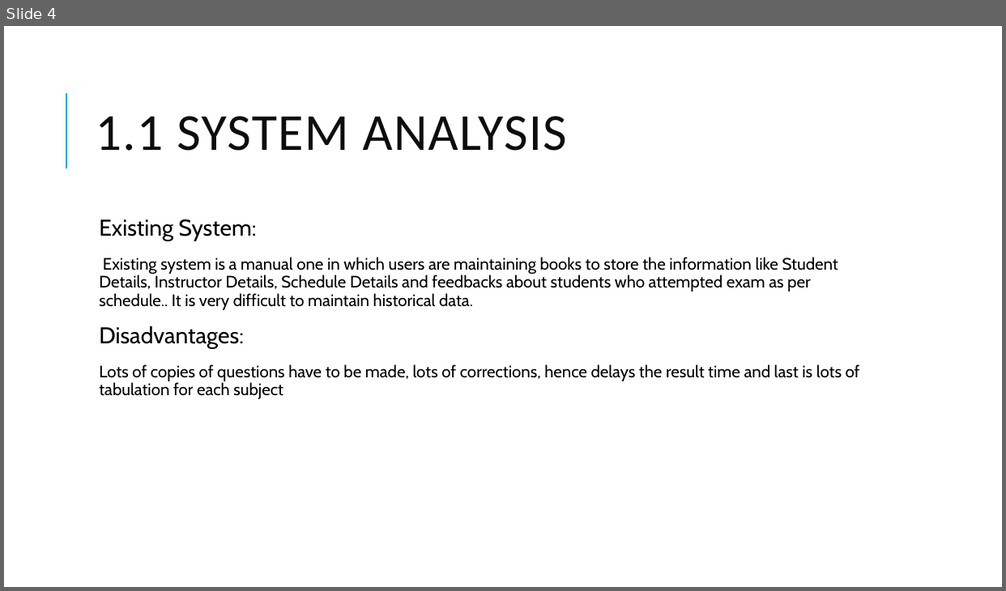
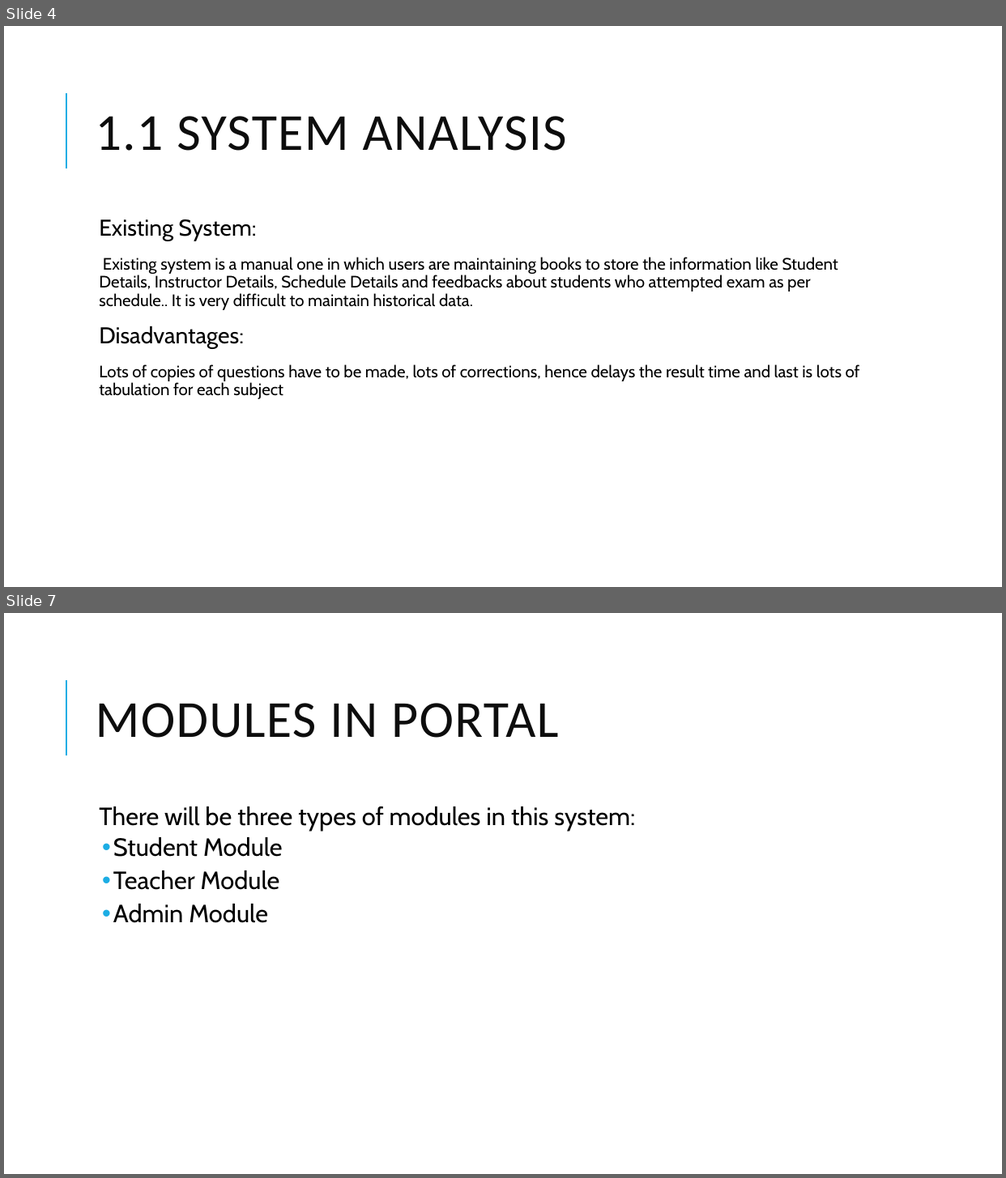
Before and after one commit to adarshdwivedi123/projectchecking, a slide deck: Project Presentation.pptx. Shown one above the other, each under a label of ours: slide 4 before the commit, slides 4 and 7 after it; the slides between them are not shown. The pictures are 1006x591 and 1006x1178 pixels, drawn with LibreOffice and Linux fonts; fonts in the diff are those of the drawing. Boxes give left, top, right and bottom in pixels: in the first picture for what was removed or moved away, otherwise in the second. Text is boxed around its words. In the diff, an @@ line names an element or a change of style, - is before the commit and + after.

```diff
--- a/Project Presentation.pptx
+++ b/Project Presentation.pptx
@@ slide 7 added at bbox=[4, 613, 1002, 1174], background #FFFFFF; not listed: 1 template element that a slide beside it also shows @@
@@ title added at bbox=[96, 703, 558, 738], 50 pt, text #0D0D0D @@
+MODULES IN PORTAL
@@ text added at bbox=[99, 807, 635, 923], 24 pt, text #000000 @@
+  There will be three types of modules in this system:
+  • Student Module
+  • Teacher Module
+  • Admin Module
```
Also in this commit, not shown: 1 slide changed, 4 other slides added.
